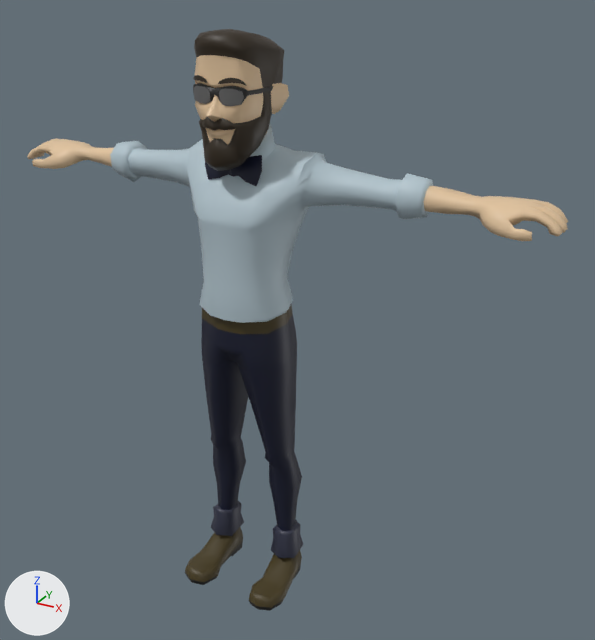
The FBX model LD46/Assets/Models/Guest.fbx, before and after one commit.
One viewpoint serves both versions: a 50 mm camera at (1.33, -2.07, 2.082) aimed at (0.141, 0.092, 1.001). The lights are fixed; the arrows at lower left show +X, +Y and +Z. Where no turn or scale is listed for an object, it has been applied to the vertices.

Script lines for the objects in view, before the commit:
```python
me_mesh_001 = bpy.data.meshes.new('Mesh.001')
me_mesh_001.from_pydata(...)  # 23 vertices, 24 faces; spans x -0.101..0.101, y -0.062..-0.022, z 1.472..1.558
me_mesh_001.materials.append(mat_dancer_m_pants)  # dark blue #0d132d
me_mesh_002 = bpy.data.meshes.new('Mesh.002')
me_mesh_002.from_pydata(...)  # 864 vertices, 917 faces; spans x -0.95..0.95, y -0.19..0.17, z 0.0..1.62
# faces by material slot: [382, 241, 66, 44, 134, 50]
me_mesh_002.materials.append(mat_guestskin_dancer_m_skin1)  # beige #e2c49e
me_mesh_002.materials.append(mat_guestskin_dancer_m_shirt1)  # light grey #b3c5cd
me_mesh_002.materials.append(mat_guestskin_dancer_m_leather1)  # brown #453a18
me_mesh_002.materials.append(mat_guestskin_dancer_m_shoes_goggles1)  # black #1e1e1e
me_mesh_002.materials.append(mat_guestskin_dancer_m_pants1)  # dark blue #0d132d
me_mesh_002.materials.append(mat_guestskin_dancer_m_pants_3)  # dark blue #303345
me_mesh_004 = bpy.data.meshes.new('Mesh.004')
me_mesh_004.from_pydata(...)  # 369 vertices, 400 faces; spans x -0.133..0.133, y -0.167..0.143, z 1.555..1.902
# faces by material slot: [114, 258, 20, 8]
me_mesh_004.materials.append(mat_dancer_m_hair)  # brown #2d210d
me_mesh_004.materials.append(mat_dancer_m_skin)  # beige #e2c49e
me_mesh_004.materials.append(mat_dancer_m_eyes)  # white #ffffff
me_mesh_004.materials.append(mat_dancer_m_leather)  # brown #453a18
ob_dancer_m_body_mesh = bpy.data.objects.new('dancer_m_body_mesh', me_mesh_002)
ob_dancer_m_body_mesh.location = (0.0, 0.0, 0.0)
ob_dancer_m_head_mesh = bpy.data.objects.new('dancer_m_head_mesh', me_mesh_004)
ob_dancer_m_head_mesh.location = (0.0, 0.0, 0.0)
ob_dancer_m_paharita_mesh = bpy.data.objects.new('dancer_m_paharita_mesh', me_mesh_001)
ob_dancer_m_paharita_mesh.location = (0.0, 0.0, 0.0)
# also in view: 'dancer_m_beard_mesh' at (0.0, -0.065, 1.635); 'dancer_m_googles_mesh' at (0.0, -0.052, 1.734)
```
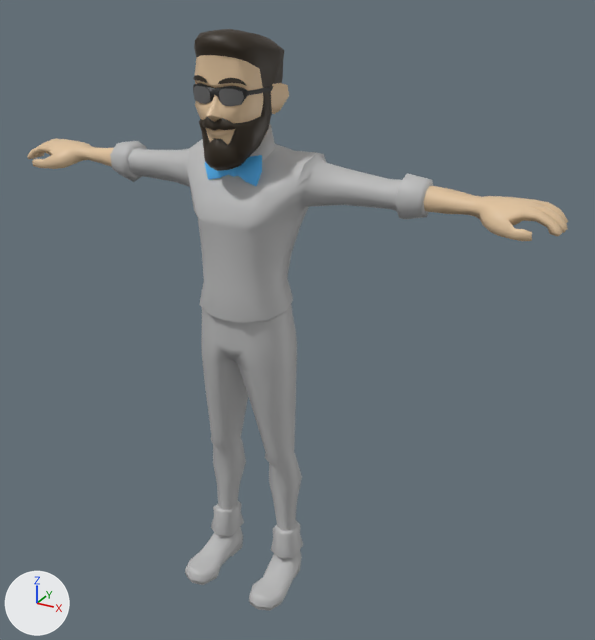
Changed parts and their boxes [x1, y1, x2, y2] in the pictures (595 x 640 px):
'dancer_m_paharita_mesh', recoloured: [205, 155, 262, 186] in both
part 1 of me_mesh_002, recoloured: [110, 124, 433, 323] in both
part 2 of me_mesh_002, recoloured (brown to grey): [185, 305, 302, 608] in both
part 3 of me_mesh_002, recoloured (black to grey): [185, 542, 301, 611] in both
part 4 of me_mesh_002, recoloured: [201, 314, 302, 531] in both
part 5 of me_mesh_002, recoloured: [211, 501, 303, 558] in both

The edits, one by one:
Material 'guest_color' (mat_guest_color) is new.
Its base color is (0.096, 0.513, 1.0) (blue #57beff).
Material 'guest_mat' (mat_guest_mat) is new.
Its base color is (0.5, 0.5, 0.5) (grey #bcbcbc).
me_mesh_001 has 23 vertices, 24 faces and spans x -0.101..0.101, y -0.062..-0.022, z 1.472..1.558.
me_mesh_001 no longer uses material mat_dancer_m_pants (dark blue #0d132d).
me_mesh_001 now uses material mat_guest_color (blue #57beff).
me_mesh_002 has 864 vertices, 917 faces and spans x -0.95..0.95, y -0.19..0.17, z 0.0..1.62.
me_mesh_002 is used by ob_dancer_m_body_mesh; location (0.0, 0.0, 0.0).
me_mesh_002 no longer uses material mat_guestskin_dancer_m_skin1 (beige #e2c49e).
me_mesh_002 part 1: all 241 faces that had it switch from mat_guestskin_dancer_m_shirt1 (light grey #b3c5cd) to mat_guest_mat (grey #bcbcbc).
me_mesh_002 part 2: all 66 faces that had it switch from mat_guestskin_dancer_m_leather1 (brown #453a18) to mat_guest_mat (grey #bcbcbc).
me_mesh_002 part 3: all 44 faces that had it switch from mat_guestskin_dancer_m_shoes_goggles1 (black #1e1e1e) to mat_guest_mat (grey #bcbcbc).
me_mesh_002 part 4: all 134 faces that had it switch from mat_guestskin_dancer_m_pants1 (dark blue #0d132d) to mat_guest_mat (grey #bcbcbc).
me_mesh_002 part 5: all 50 faces that had it switch from mat_guestskin_dancer_m_pants_3 (dark blue #303345) to mat_guest_mat (grey #bcbcbc).
me_mesh_002 now uses material mat_dancer_m_skin (beige #e2c49e).
